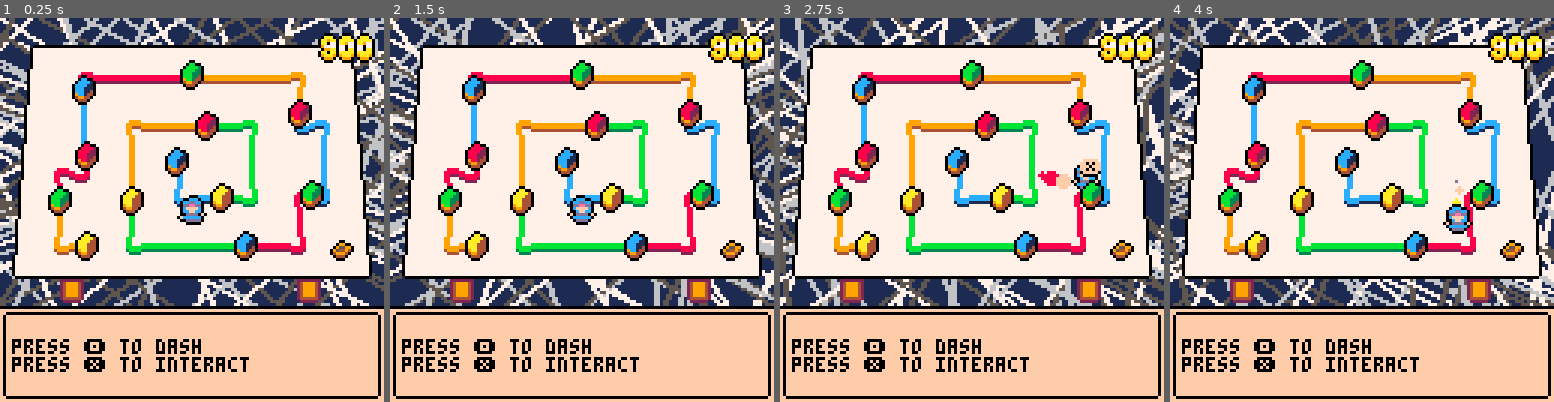
Above: before the commit, frames 1-4 (left to right).
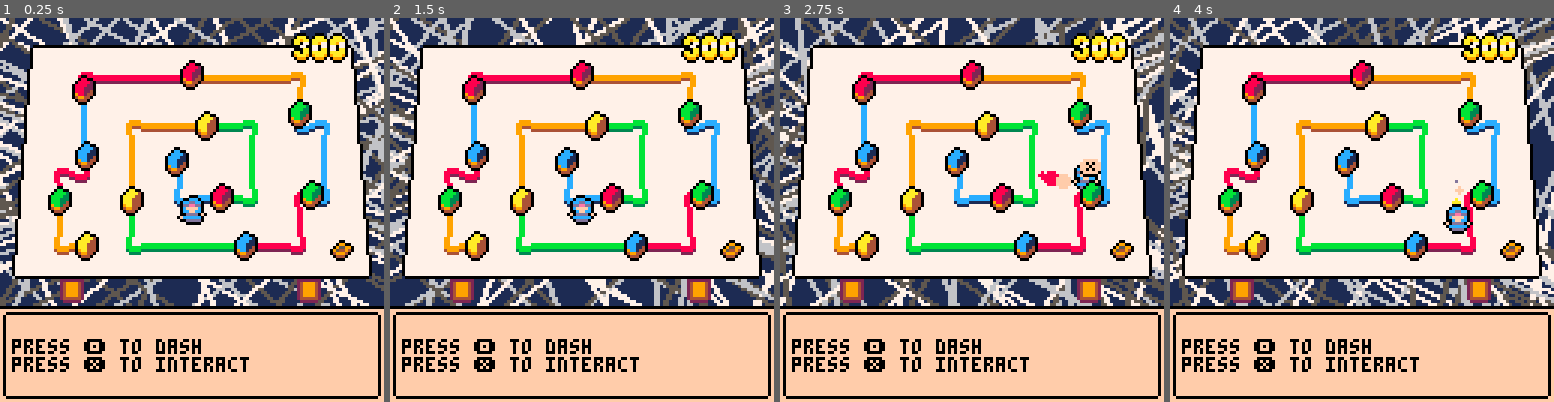
Above: after the commit, the same moments.

Repository: darabos/lynxkite-interview-pico8
Game: PICO-8 cartridge lynxkite.p8
Same seed, same stepped clock (60 frames per second), same inputs: the game is played once before the commit and once after it.
Inputs:
- Up to frame 1 (0.25 s): no input
- Up to frame 2 (1.5 s): tap X (X key) at 0.33, 1.07 s; tap O (Z key) at 0.7 s
- Up to frame 3 (2.75 s): hold Right 1.6-2.1 s; tap O (Z key) at 1.7, 2.1, 2.5 s; tap X (X key) at 1.85 s; hold Up 2.15-2.42 s; hold Right from 2.47 s (still down)
- Up to frame 4 (4 s): tap O (Z key) at 2.9, 3.3, 3.7 s; tap X (X key) at 2.97 s; release Right at 3.03 s; hold Left 3.08-3.58 s; hold Down 3.63-3.97 s

The runs differ from the first frame. In frame 1, 2.3% of the frame differs, in the area x 19-98%, y 3-49%; in frame 2, 2.3%; in frame 3, 2.3%; in frame 4, 2.3%.

Commit message:
Sort of interesting optimization puzzle.

Diff:
--- a/lynxkite.p8
+++ b/lynxkite.p8
@@ -402,22 +402,22 @@
  p.y=60
  background=draw_metaverse
  objects={p,
-	 {x=125,y=6,draw=function(s)
-	  fancynumbers(getscore()+3,s.x,s.y)
+	 {x=116,y=6,draw=function(s)
+	  fancynumbers(getscore(),s.x,s.y)
 	 end},
  }
  slots={
   slot(25,70,10,{10}),
   slot(16,55,11,{10,14}),
-  slot(25,40,14,{14,12}),
-  slot(24,18,12,{12,14}),
-  slot(60,13,11,{14,10}),
-  slot(96,26,14,{10,12}),
+  slot(25,40,12,{14,12}),
+  slot(24,18,14,{12,14}),
+  slot(60,13,14,{14,10}),
+  slot(96,26,11,{10,12}),
   slot(100,53,11,{12,14}),
   slot(78,70,12,{14,11}),
   slot(40,55,10,{11,10}),
-  slot(65,30,14,{10,11}),
-  slot(70,54,10,{11,12}),
+  slot(65,30,10,{10,11}),
+  slot(70,54,14,{11,12}),
   slot(55,42,12,{12}),
   slot(110,70),
  }
@@ -470,16 +470,17 @@
   end
 	 --dog
   if slots[i].data!=nil
-   and (slots[i].data==slots[i].wires[0]
-   or slots[i].data==slots[i].wires[1]) then
+   and (slots[i].data==slots[i].wires[1]
+   or slots[i].data==slots[i].wires[2]) then
    sc+=1
   end
 	 --cat
-  if i<n and sc>0 and slots[i].data==slots[i+1].data then
+  if (i<n and slots[i].data==slots[i+1].data)
+   or (i>1 and slots[i].data==slots[i-1].data) then
    sc-=1
   end
  end
- return sc
+ return max(0,sc)
 end
 
 function ssh(sx,sy,sw,sh,dx,dy)
@@ -494,6 +495,7 @@
 
 function fancynumbers(n,x,y)
  local s=tostr(n).."00"
+ if n==0 then s="0" end
  x-=#s*6+(#s-1)\3*3
  for i=1,#s do
   local c=tonum(sub(s,i,i))
